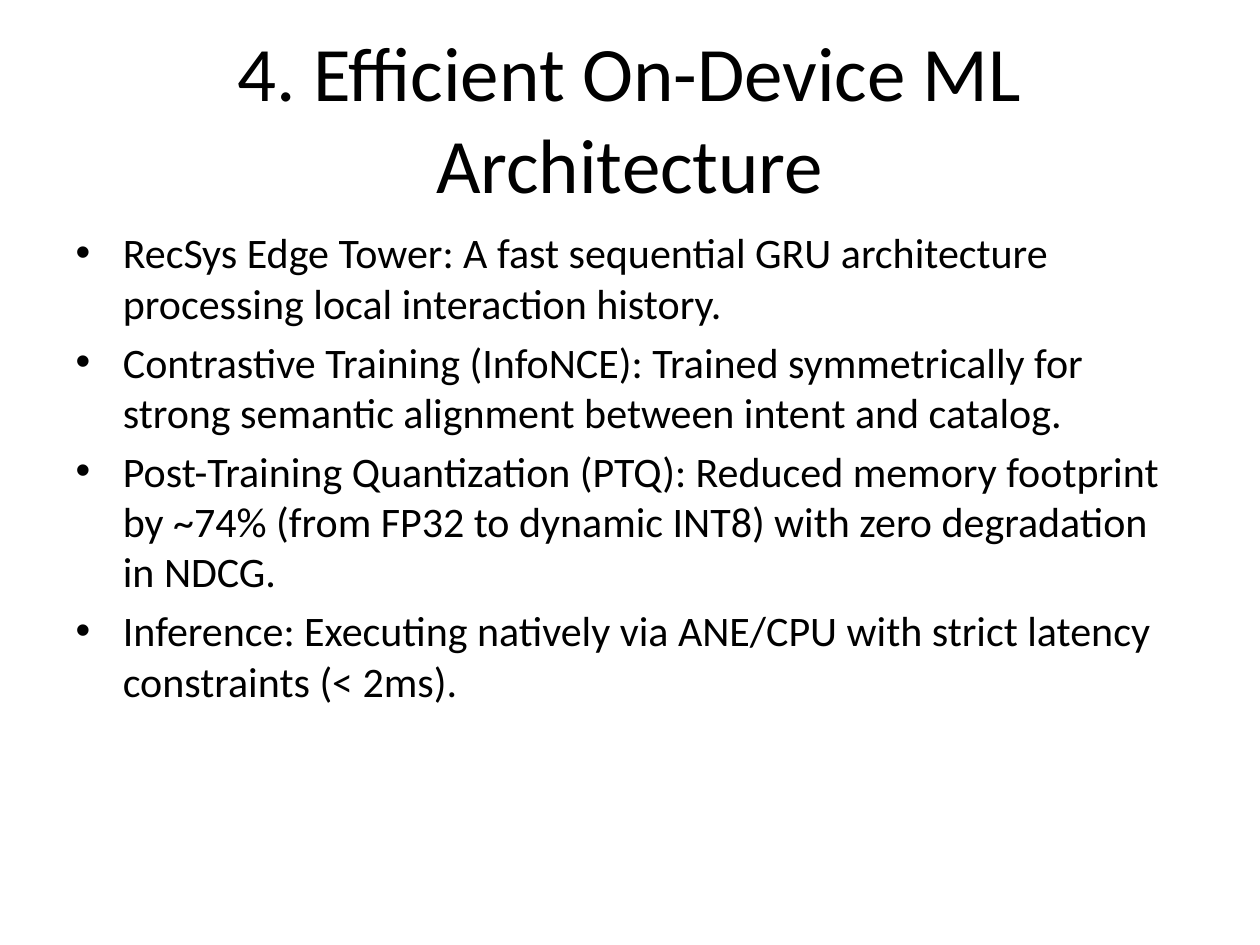
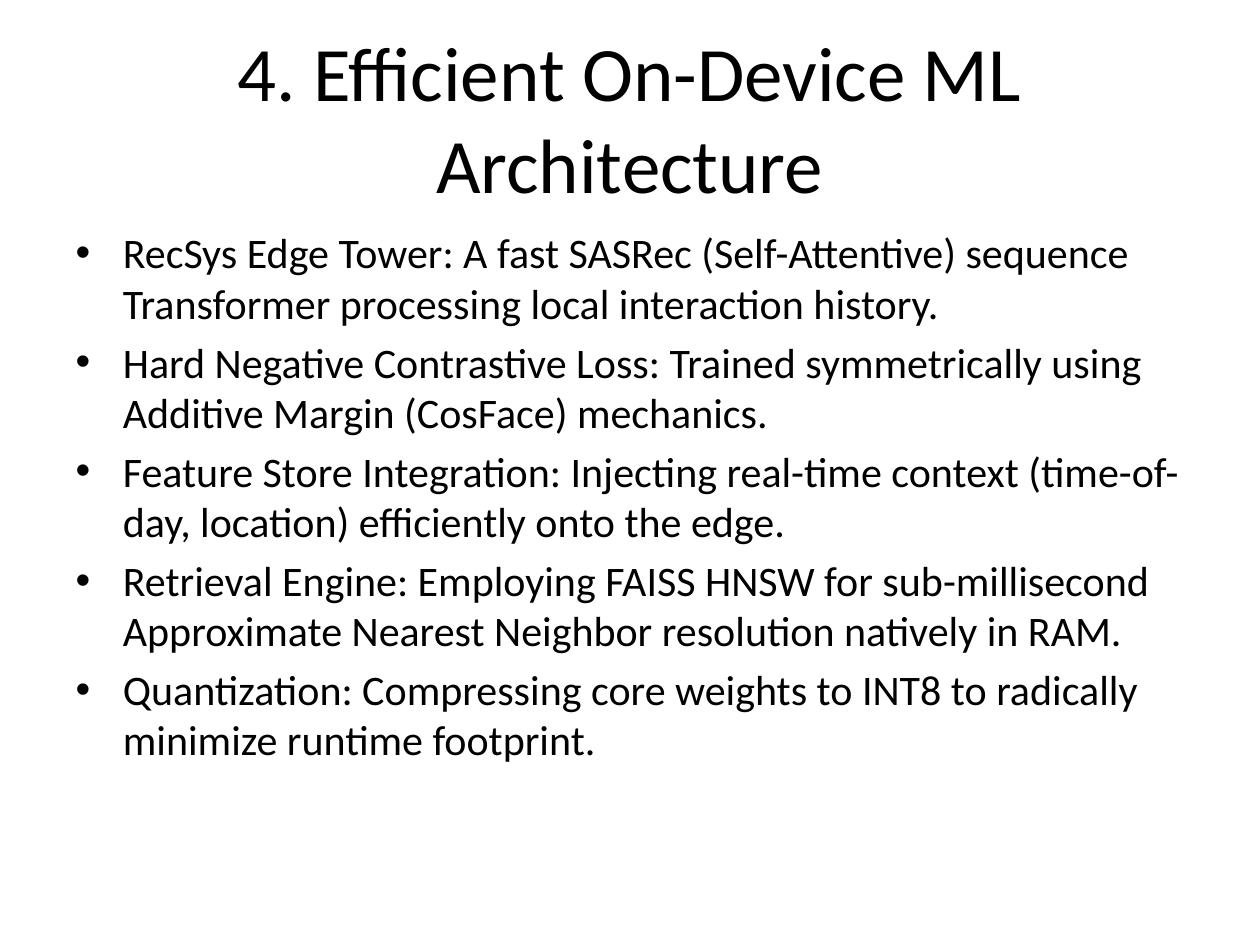
Before and after one commit to sadjadasghari/ProductRecommendation, a slide deck: slide 5 of apple_siml_interview_presentation.pptx. Drawn at 1260x945 pixels with LibreOffice and Linux fonts; fonts in the diff are those of the drawing. Boxes give left, top, right and bottom in pixels: in the first picture for what was removed or moved away, otherwise in the second. Text is boxed around its words. In the diff, an @@ line names an element or a change of style, - is before the commit and + after.

Commit message:
updated arch with transformers

```diff
--- a/apple_siml_interview_presentation.pptx
+++ b/apple_siml_interview_presentation.pptx
@@ text at box(123, 237, 1178, 762): text changed @@
-• RecSys Edge Tower: A fast sequential GRU architecture processing local interaction history.
-• Contrastive Training (InfoNCE): Trained symmetrically for strong semantic alignment between intent and catalog.
-• Post-Training Quantization (PTQ): Reduced memory footprint by ~74% (from FP32 to dynamic INT8) with zero degradation in NDCG.
-• Inference: Executing natively via ANE/CPU with strict latency constraints (< 2ms).
+• RecSys Edge Tower: A fast SASRec (Self-Attentive) sequence Transformer processing local interaction history.
+• Hard Negative Contrastive Loss: Trained symmetrically using Additive Margin (CosFace) mechanics.
+• Feature Store Integration: Injecting real-time context (time-of-day, location) efficiently onto the edge.
+• Retrieval Engine: Employing FAISS HNSW for sub-millisecond Approximate Nearest Neighbor resolution natively in RAM.
+• Quantization: Compressing core weights to INT8 to radically minimize runtime footprint.
```
Also in this commit, not shown: 5 other slides changed, 11 other files.
